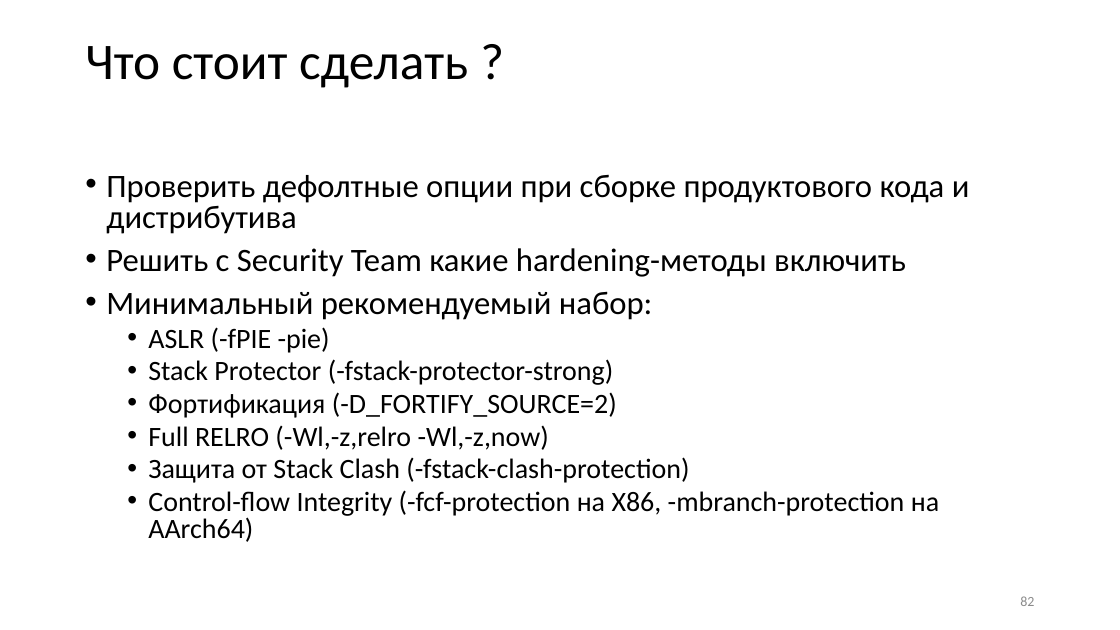
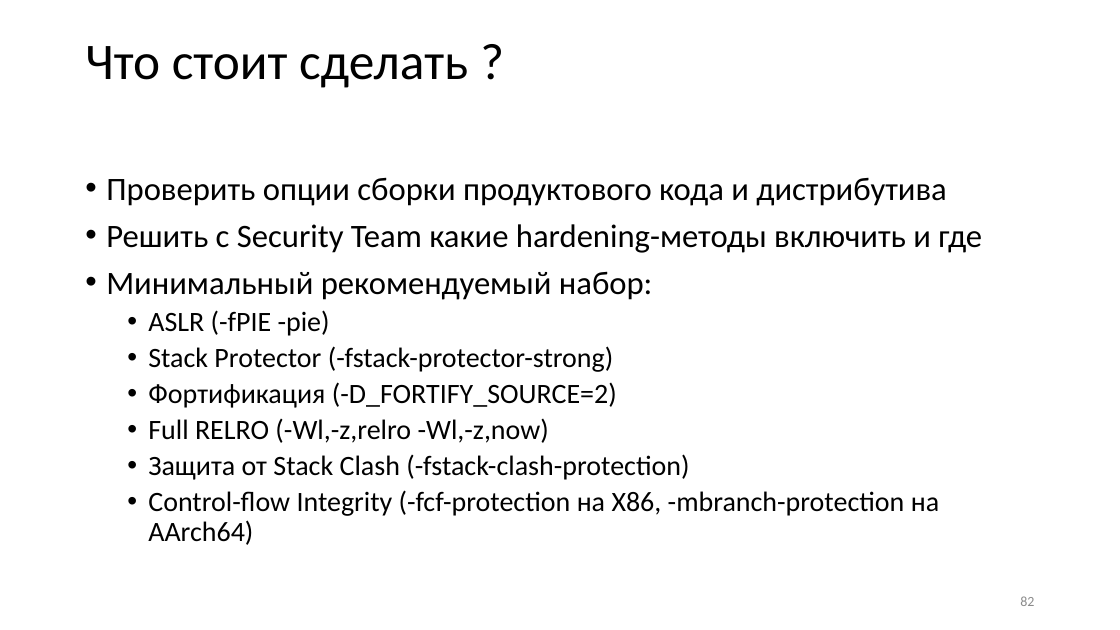
Before and after one commit to yugr/slides, a slide deck: slide 82 of CppZeroCost/2025/RU.pptx. Drawn at 1120x630 pixels with LibreOffice and Linux fonts; fonts in the diff are those of the drawing. Boxes give left, top, right and bottom in pixels: in the first picture for what was removed or moved away, otherwise in the second. Text is boxed around its words. In the diff, an @@ line names an element or a change of style, - is before the commit and + after.

```diff
--- a/CppZeroCost/2025/RU.pptx
+++ b/CppZeroCost/2025/RU.pptx
@@ text at [106, 177, 982, 253]: text changed @@
-• Проверить дефолтные опции при сборке продуктового кода и дистрибутива
-• Решить с Security Team какие hardening-методы включить
+• Проверить опции сборки продуктового кода и дистрибутива
+• Решить с Security Team какие hardening-методы включить и где
@@ text at [106, 271, 939, 545]: line spacing 0.8 to 0.9 @@
```
Also in this commit, not shown: 11 other slides changed, 5 other files.
